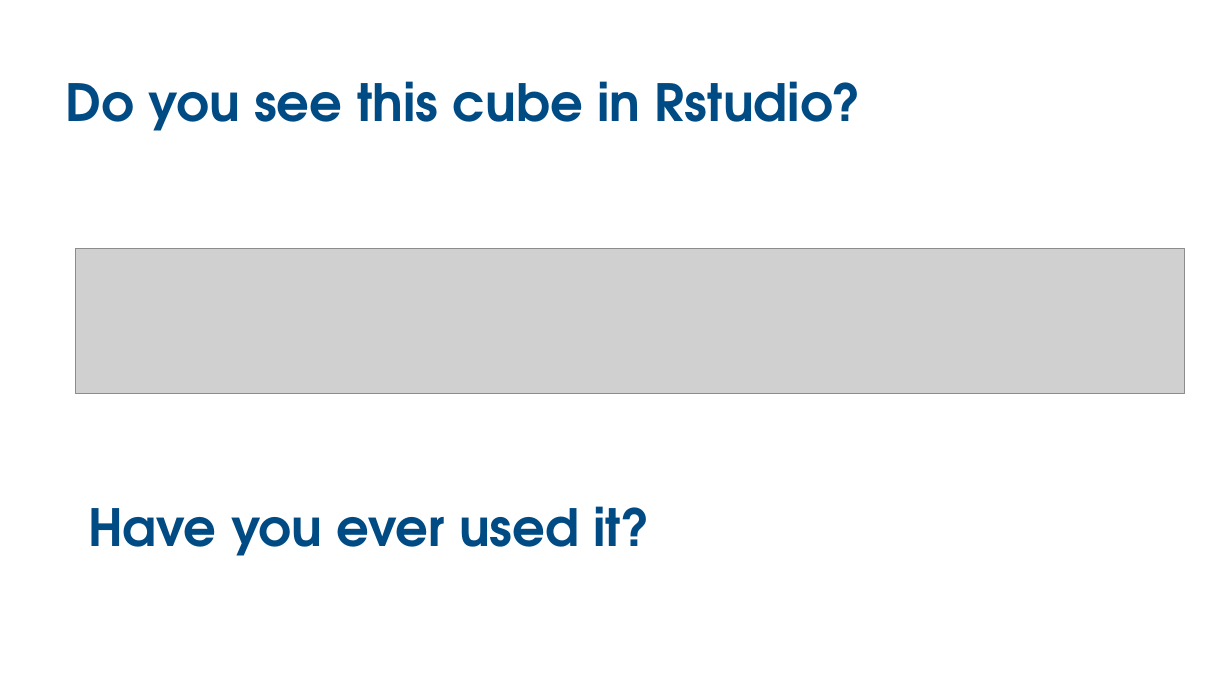
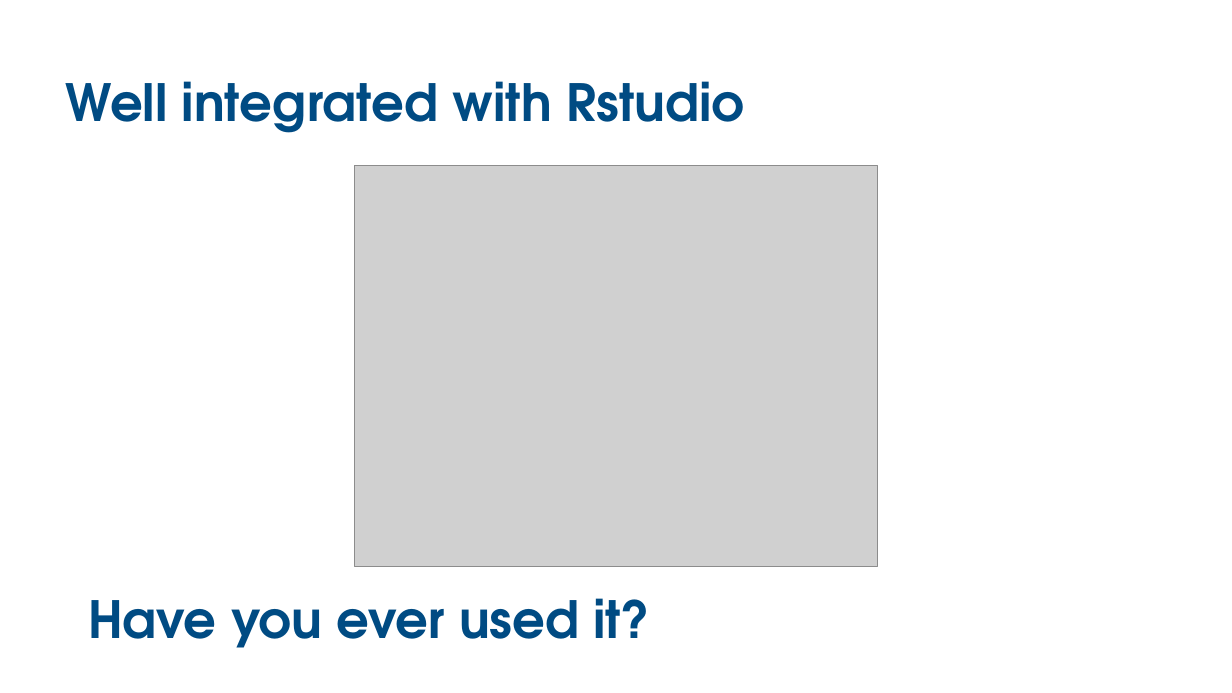
Before and after one commit to UCSB-Library-Research-Data-Services/bren-eds213, a slide deck: slide 4 of modules/week07/slides-renv-07.pptx. Drawn at 1232x693 pixels with LibreOffice and Linux fonts; fonts in the diff are those of the drawing; grey boxes stand for pictures. Boxes give left, top, right and bottom in pixels: in the first picture for what was removed or moved away, otherwise in the second. Text is boxed around its words. In the diff, an @@ line names an element or a change of style, - is before the commit and + after.

Commit message:
update image on renv integration

```diff
--- a/modules/week07/slides-renv-07.pptx
+++ b/modules/week07/slides-renv-07.pptx
@@ text at <box>66,81,745,133</box>: text changed @@
-Do you see this cube in Rstudio?
+Well integrated with Rstudio
@@ picture added at <box>354,165,878,566</box> @@
@@ picture removed at <box>76,249,1185,394</box> @@
@@ text "Have you ever used it?": place and size @@
-text "Have you ever used it?" at <box>88,506,649,556</box>
+text "Have you ever used it?" at <box>88,598,649,648</box>
```
